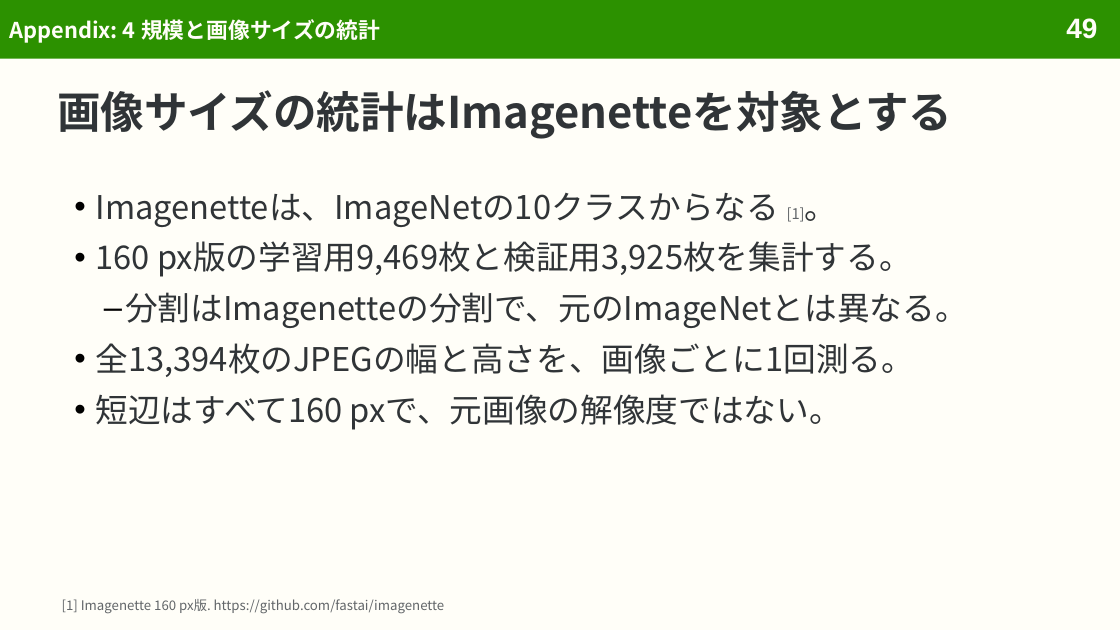
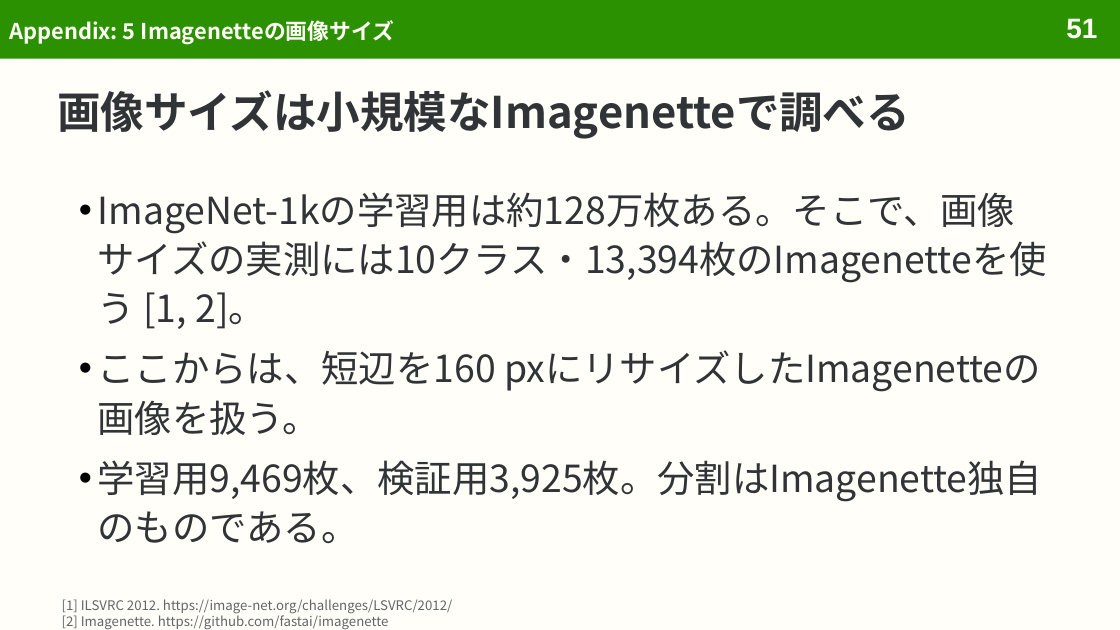
Before and after one commit to sasakiy84/datasets-in-10-minutes, a slide deck: slide 51 of slides/datasets-in-10-minutes-imagenet.pptx (slide 49 before the commit). Drawn at 1120x630 pixels with LibreOffice and Linux fonts; fonts in the diff are those of the drawing. Boxes give left, top, right and bottom in pixels: in the first picture for what was removed or moved away, otherwise in the second. Text is boxed around its words. In the diff, an @@ line names an element or a change of style, - is before the commit and + after.

```diff
--- a/slides/datasets-in-10-minutes-imagenet.pptx
+++ b/slides/datasets-in-10-minutes-imagenet.pptx
@@ title at bbox=[9, 20, 394, 45]: text changed @@
-Appendix: 4 規模と画像サイズの統計
+Appendix: 5 Imagenetteの画像サイズ
@@ page number at bbox=[1066, 18, 1097, 39]: text changed @@
-49
+51
@@ title at bbox=[57, 90, 910, 139]: text changed @@
-画像サイズの統計はImagenetteを対象とする
+画像サイズは小規模なImagenetteで調べる
@@ text at bbox=[98, 192, 1047, 544]: text changed; size 21 to 24 pt @@
-• Imagenetteは、ImageNetの10クラスからなる [1]。
-• 160 px版の学習用9,469枚と検証用3,925枚を集計する。
-  – 分割はImagenetteの分割で、元のImageNetとは異なる。
-• 全13,394枚のJPEGの幅と高さを、画像ごとに1回測る。
-• 短辺はすべて160 pxで、元画像の解像度ではない。
+• ImageNet-1kの学習用は約128万枚ある。そこで、画像サイズの実測には10クラス・13,394枚のImagenetteを使う [1, 2]。
+• ここからは、短辺を160 pxにリサイズしたImagenetteの画像を扱う。
+• 学習用9,469枚、検証用3,925枚。分割はImagenette独自のものである。
@@ text at bbox=[62, 599, 452, 630]: text changed @@
-[1] Imagenette 160 px版. https://github.com/fastai/imagenette
+[1] ILSVRC 2012. https://image-net.org/challenges/LSVRC/2012/
+[2] Imagenette. https://github.com/fastai/imagenette
```
Also in this commit, not shown: 54 other slides changed, 2 slides added, 10 other files.
